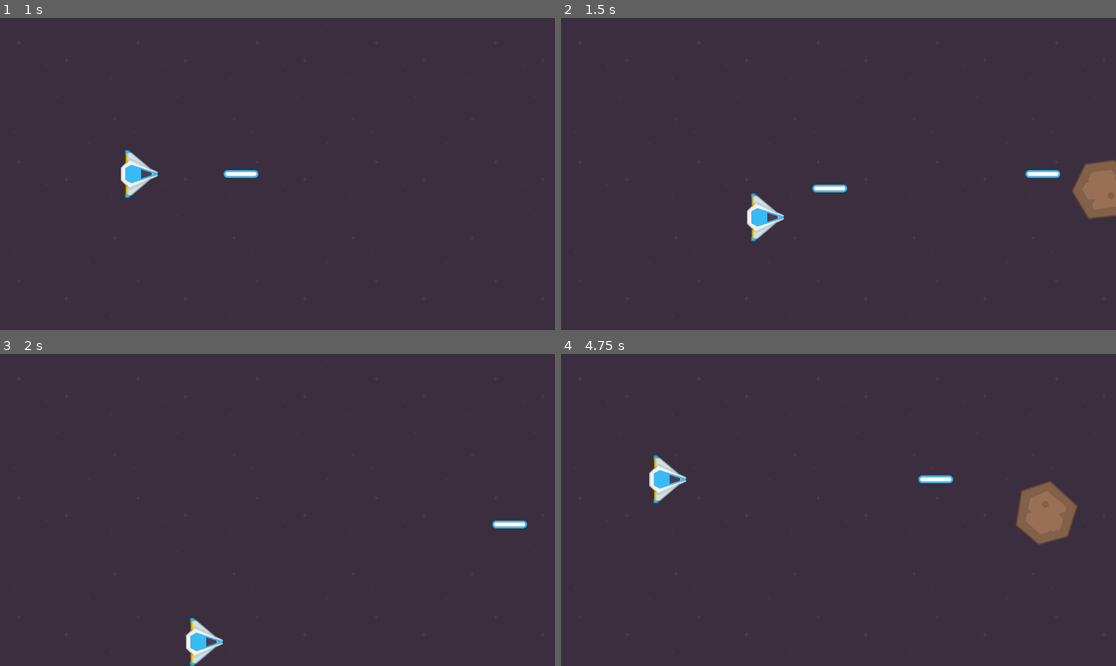
Above: before the commit, frames 1-4 (two rows, left to right).
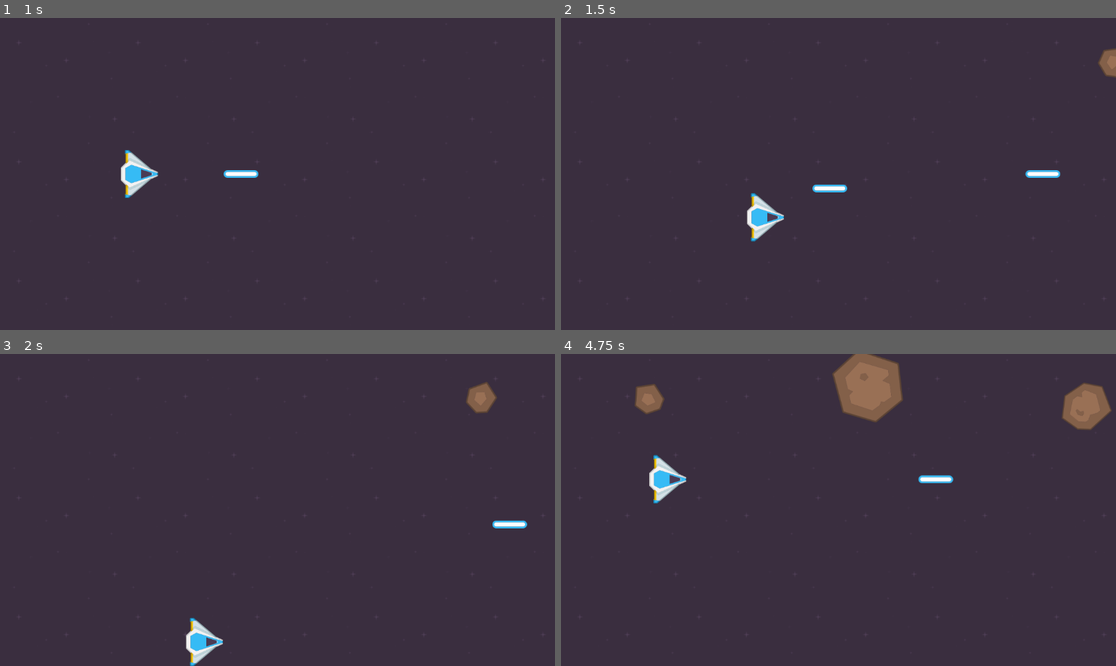
Above: after the commit, the same moments.

Repository: linkinmjs/AsteroidShooter
Game: Godot game, scene res://scenes/main/main.tscn
Same seed, same stepped clock (60 frames per second), same inputs: the game is played once before the commit and once after it.
Inputs:
- Up to frame 1 (1 s): tap Enter at 0.5 s; hold Right (right) from 0.53 s (still down); tap Space (shoot) at 0.6 s
- Up to frame 2 (1.5 s): release Right (right) at 1.28 s; hold Down (down) from 1.28 s (still down); tap Space (shoot) at 1.35 s
- Up to frame 3 (2 s): keep holding Down (down)
- Up to frame 4 (4.75 s): release Down (down) at 2.03 s; hold Right (right) 2.03-2.78 s; tap Space (shoot) every 0.75 s from 2.1 to 4.35 s; hold Up (up) 2.78-3.53 s; hold Left (left) from 3.53 s (still down)

Frame 1 is identical in both runs. In frame 2, 1.4% of the frame differs, in the area x 91-100%, y 9-65%; in frame 3, 0.4%; in frame 4, 5.0%, in the area x 13-100%, y 0-62%.

Commit message:
Commit until cap 48. Introducción a UI...

Diff:
--- a/scenes/asteroids/asteroid.gd
+++ b/scenes/asteroids/asteroid.gd
@@ -20,4 +20,8 @@
 
 
 func _on_area_entered(area: Area2D) -> void:
-	queue_free() # queue_free delete scenes
+	var is_laser = area.is_in_group("laser")
+	var is_player = area.is_in_group("player")
+
+	if is_laser or is_player:
+		queue_free() # queue_free delete scenes
--- a/scenes/asteroids/big_asteroid.tscn
+++ b/scenes/asteroids/big_asteroid.tscn
@@ -7,7 +7,7 @@
 radius = 81.0
 
 [node name="BigAsteroid" type="Area2D" groups=["asteroids"]]
-scale = Vector2(0.7, 0.7)
+scale = Vector2(0.8, 0.8)
 script = ExtResource("1_y2s20")
 metadata/_edit_group_ = true
 
--- a/scenes/asteroids/medium_asteroid.tscn
+++ b/scenes/asteroids/medium_asteroid.tscn
@@ -6,8 +6,11 @@
 [sub_resource type="CircleShape2D" id="CircleShape2D_nnmk3"]
 radius = 53.0848
 
-[node name="MediumAsteroid" type="Area2D"]
+[node name="MediumAsteroid" type="Area2D" groups=["asteroids"]]
+scale = Vector2(0.8, 0.8)
 script = ExtResource("1_nnmk3")
+min_speed = 250
+max_speed = 350
 metadata/_edit_group_ = true
 
 [node name="Sprite2D" type="Sprite2D" parent="."]
@@ -16,3 +19,5 @@
 [node name="CollisionShape2D" type="CollisionShape2D" parent="."]
 position = Vector2(-2, 0)
 shape = SubResource("CircleShape2D_nnmk3")
+
+[connection signal="area_entered" from="." to="." method="_on_area_entered"]
--- a/scenes/asteroids/small_asteroid.tscn
+++ b/scenes/asteroids/small_asteroid.tscn
@@ -6,8 +6,11 @@
 [sub_resource type="CircleShape2D" id="CircleShape2D_kfbcv"]
 radius = 37.0
 
-[node name="SmallAsteroid" type="Area2D"]
+[node name="SmallAsteroid" type="Area2D" groups=["asteroids"]]
+scale = Vector2(0.8, 0.8)
 script = ExtResource("1_kfbcv")
+min_speed = 200
+max_speed = 300
 metadata/_edit_group_ = true
 
 [node name="Sprite2D" type="Sprite2D" parent="."]
@@ -16,3 +19,5 @@
 [node name="CollisionShape2D" type="CollisionShape2D" parent="."]
 position = Vector2(0, -1)
 shape = SubResource("CircleShape2D_kfbcv")
+
+[connection signal="area_entered" from="." to="." method="_on_area_entered"]
--- a/scenes/laser/laser.gd
+++ b/scenes/laser/laser.gd
@@ -9,3 +9,7 @@
 func _on_area_entered(area: Area2D) -> void:
 	if area.is_in_group("asteroids"):
 		queue_free()
+
+
+func _on_visible_on_screen_notifier_2d_screen_exited() -> void:
+	queue_free()
--- a/scenes/laser/laser.tscn
+++ b/scenes/laser/laser.tscn
@@ -7,7 +7,7 @@
 radius = 8.0
 height = 74.0
 
-[node name="Laser" type="Area2D"]
+[node name="Laser" type="Area2D" groups=["laser"]]
 script = ExtResource("1_j8ec3")
 speed = 1000.0
 metadata/_edit_group_ = true
@@ -20,4 +20,8 @@
 rotation = 1.5708
 shape = SubResource("CapsuleShape2D_j8ec3")
 
+[node name="VisibleOnScreenNotifier2D" type="VisibleOnScreenNotifier2D" parent="."]
+position = Vector2(-48, 0)
+
 [connection signal="area_entered" from="." to="." method="_on_area_entered"]
+[connection signal="screen_exited" from="VisibleOnScreenNotifier2D" to="." method="_on_visible_on_screen_notifier_2d_screen_exited"]
--- a/scenes/main/asteroid_spawner.gd
+++ b/scenes/main/asteroid_spawner.gd
@@ -1,15 +1,16 @@
 extends Marker2D
 
-@export var big_asteroid_scene: PackedScene
+@export var asteroids: Array[PackedScene]
 
 @export var min_y: float
 @export var max_y: float
 
 func create_asteroid():
-	var big_asteroid_instance = big_asteroid_scene.instantiate()
-	add_child(big_asteroid_instance)
+	var random_asteroid_scene = asteroids.pick_random()
+	var random_asteroid_instance = random_asteroid_scene.instantiate()
+	add_child(random_asteroid_instance)
 	var random_y = randf_range(min_y, max_y)
-	big_asteroid_instance.global_position.y = random_y
+	random_asteroid_instance.global_position.y = random_y
 
 func _on_timer_timeout() -> void:
 	create_asteroid()
--- a/scenes/main/main.tscn
+++ b/scenes/main/main.tscn
@@ -1,9 +1,11 @@
-[gd_scene load_steps=7 format=3 uid="uid://dpeyqamcjgcwk"]
+[gd_scene load_steps=9 format=3 uid="uid://dpeyqamcjgcwk"]
 
 [ext_resource type="Texture2D" uid="uid://drejrxgp6qjyg" path="res://assets/sprites/background.png" id="1_hyk8p"]
 [ext_resource type="PackedScene" uid="uid://bnl12jk6ipul2" path="res://scenes/asteroids/big_asteroid.tscn" id="2_iuonh"]
 [ext_resource type="PackedScene" uid="uid://btp3b8fcowohm" path="res://scenes/player/player.tscn" id="3_k2fmo"]
 [ext_resource type="Script" uid="uid://ja10oou8dava" path="res://scenes/main/asteroid_spawner.gd" id="3_l3cfh"]
+[ext_resource type="PackedScene" uid="uid://bvvly13isx8ev" path="res://scenes/asteroids/small_asteroid.tscn" id="4_ow5a4"]
+[ext_resource type="PackedScene" uid="uid://d338c6uj4117m" path="res://scenes/asteroids/medium_asteroid.tscn" id="5_hujxm"]
 
 [sub_resource type="RectangleShape2D" id="RectangleShape2D_k2fmo"]
 size = Vector2(1152, 20)
@@ -49,7 +51,7 @@
 [node name="AsteroidSpawner" type="Marker2D" parent="."]
 position = Vector2(1295, 324)
 script = ExtResource("3_l3cfh")
-big_asteroid_scene = ExtResource("2_iuonh")
+asteroids = Array[PackedScene]([ExtResource("4_ow5a4"), ExtResource("5_hujxm"), ExtResource("2_iuonh")])
 min_y = 60.0
 max_y = 585.0
 
--- a/scenes/player/player.tscn
+++ b/scenes/player/player.tscn
@@ -22,7 +22,7 @@
 [node name="CollisionPolygon2D" type="CollisionPolygon2D" parent="."]
 polygon = PackedVector2Array(-30, -50, -22, -50, 39, -5, 39, 4, -22, 50, -30, 50)
 
-[node name="DetectionArea" type="Area2D" parent="."]
+[node name="DetectionArea" type="Area2D" parent="." groups=["player"]]
 
 [node name="CollisionShape2D" type="CollisionShape2D" parent="DetectionArea"]
 position = Vector2(-9, 0)
